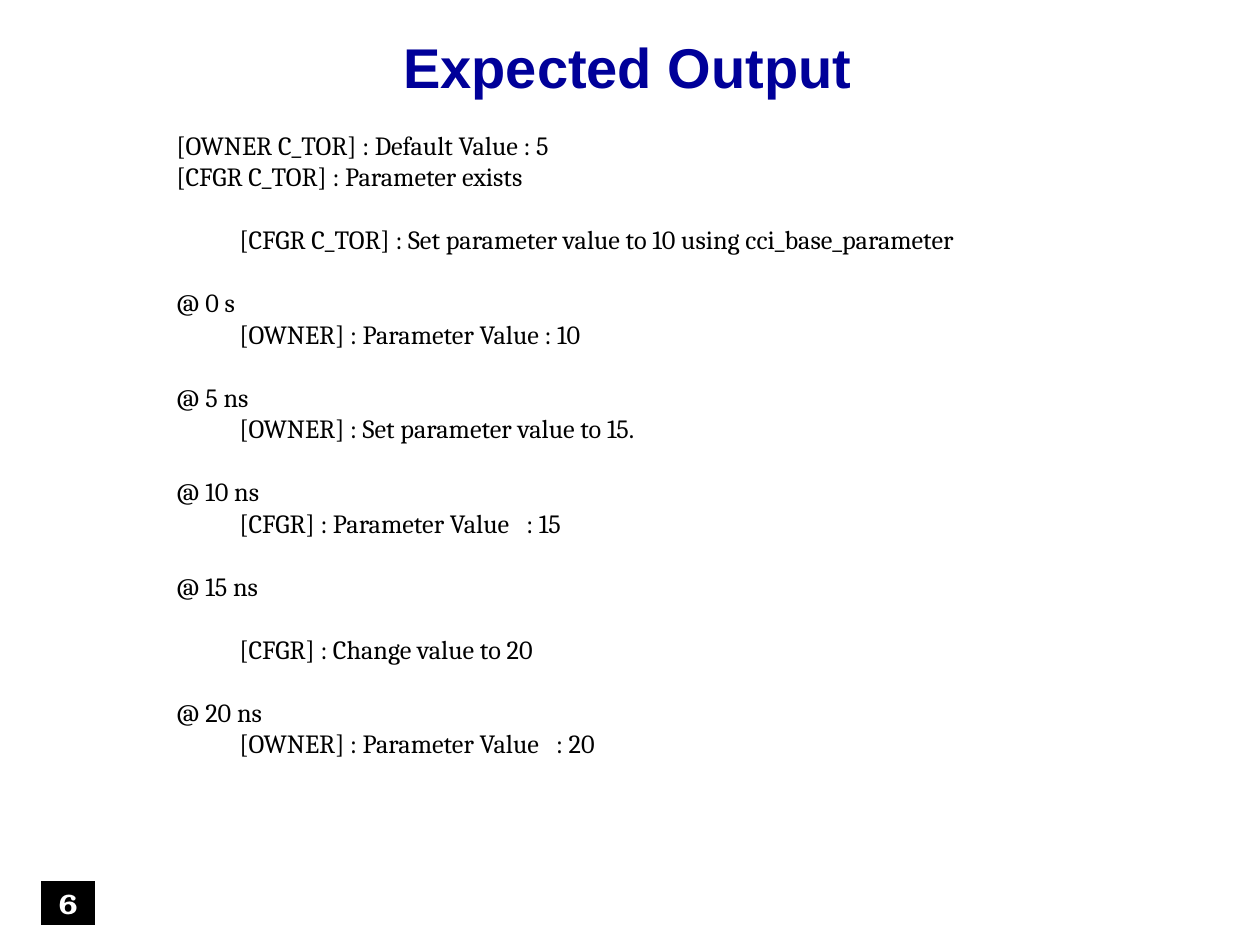
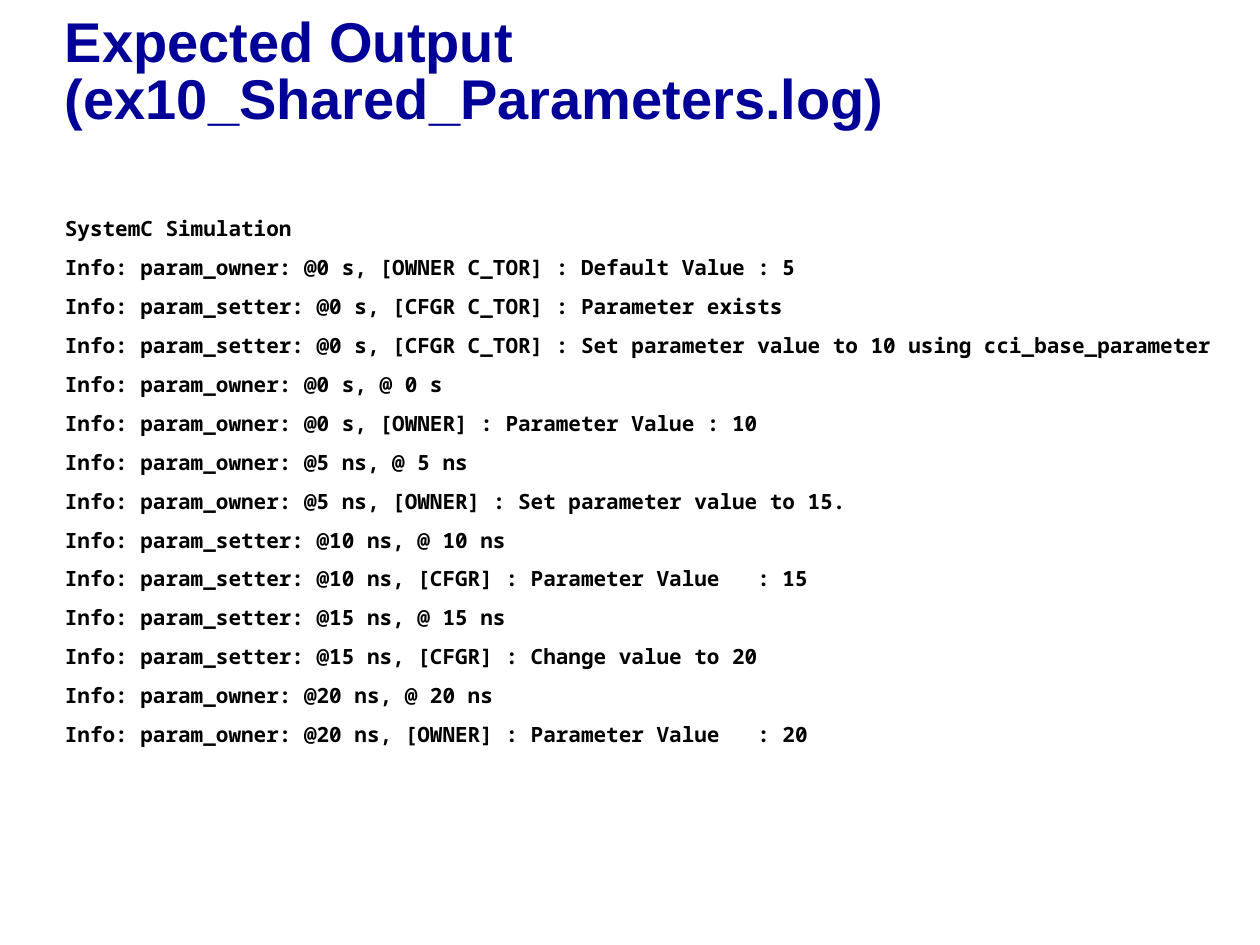
Before and after one commit to accellera-official/cci, a slide deck: slide 7 of examples/ex10_Shared_Parameters/docs/ex10_Shared_Parameters.ppt (slide 6 before the commit). Drawn at 1260x945 pixels with LibreOffice and Linux fonts; fonts in the diff are those of the drawing; background and template pictures are left out. Boxes give left, top, right and bottom in pixels: in the first picture for what was removed or moved away, otherwise in the second. Text is boxed around its words. In the diff, an @@ line names an element or a change of style, - is before the commit and + after.

```diff
--- a/examples/ex10_Shared_Parameters/docs/ex10_Shared_Parameters.ppt
+++ b/examples/ex10_Shared_Parameters/docs/ex10_Shared_Parameters.ppt
@@ title added at (65,21,883,130), 32 pt, text #000099, bold @@
+Expected Output (ex10_Shared_Parameters.log)
@@ free removed at (181,37,1074,106) @@
-Expected Output
@@ text "SystemC Simulation": place and size @@
-text "SystemC Simulation" at (164,122,1102,765)
+text "SystemC Simulation" at (65,219,1211,747)
@@ text at (65,219,1211,747): text changed; size 15 to 12 pt; font Cambria to Noto Sans Mono; bold on @@
-[OWNER C_TOR] : Default Value : 5
-[CFGR C_TOR] : Parameter exists
-[CFGR C_TOR] : Set parameter value to 10 using cci_base_parameter
-@ 0 s
-[OWNER] : Parameter Value : 10
-@ 5 ns
-[OWNER] : Set parameter value to 15.
-@ 10 ns
-[CFGR] : Parameter Value : 15
-@ 15 ns
-[CFGR] : Change value to 20
-@ 20 ns
-[OWNER] : Parameter Value : 20
+SystemC Simulation
+Info: param_owner: @0 s, [OWNER C_TOR] : Default Value : 5
+Info: param_setter: @0 s, [CFGR C_TOR] : Parameter exists
+Info: param_setter: @0 s, [CFGR C_TOR] : Set parameter value to 10 using cci_base_parameter
+Info: param_owner: @0 s, @ 0 s
+Info: param_owner: @0 s, [OWNER] : Parameter Value : 10
+Info: param_owner: @5 ns, @ 5 ns
+Info: param_owner: @5 ns, [OWNER] : Set parameter value to 15.
+Info: param_setter: @10 ns, @ 10 ns
+Info: param_setter: @10 ns, [CFGR] : Parameter Value : 15
+Info: param_setter: @15 ns, @ 15 ns
+Info: param_setter: @15 ns, [CFGR] : Change value to 20
+Info: param_owner: @20 ns, @ 20 ns
+Info: param_owner: @20 ns, [OWNER] : Parameter Value : 20
@@ rectangle removed at (42,882,94,924) @@
-6
```
Also in this commit, not shown: 6 other slides changed, 2 slides removed, 7 other files.
